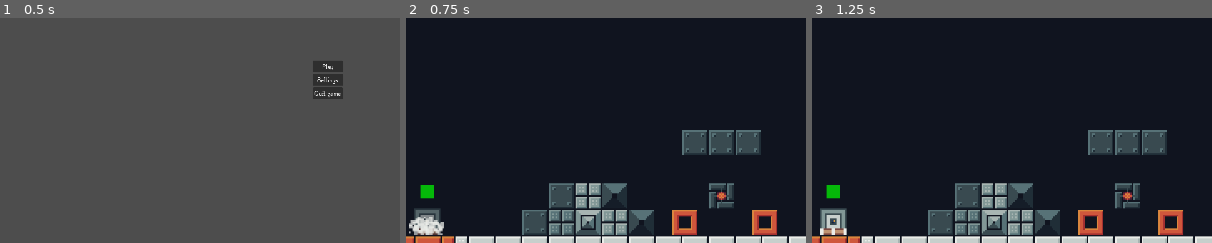
Above: before the commit, frames 1-3 (left to right).
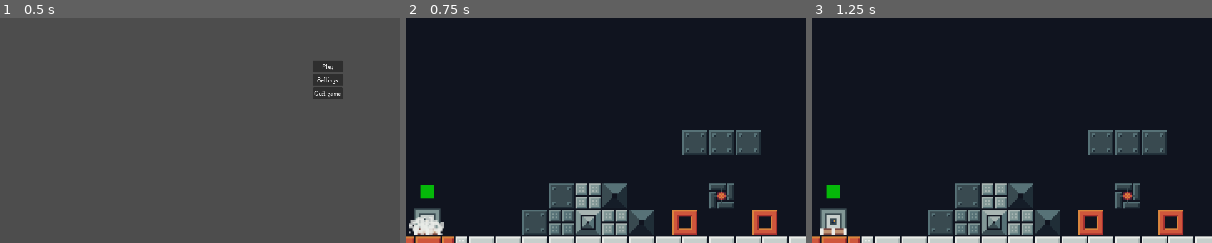
Above: after the commit, the same moments.

Repository: LeZellus/pistonprecision
Game: Godot game, scene res://scenes/worlds/MainScene.tscn
Same seed, same stepped clock (60 frames per second), same inputs: the game is played once before the commit and once after it.
Inputs:
- Up to frame 1 (0.5 s): no input
- Up to frame 2 (0.75 s): click "Play" at 0.5 s
- Up to frame 3 (1.25 s): no input
The pictures show only the part of the screen within x 9-59%, y 37-87%; the shares and areas given below are measured in that part.

Frame 1 is identical in both runs. In frame 2, 0.3% of the frame differs, in the area x 2-9%, y 85-97%; in frame 3, nothing differs.

Commit message:
rework scene manager

Diff:
--- a/scripts/managers/SceneManager.gd
+++ b/scripts/managers/SceneManager.gd
@@ -81,37 +81,23 @@
 		player.global_position = spawn_pos
 		player.velocity = Vector2.ZERO
 
-		# Reset du joueur si nécessaire (après une mort)
-		if player.has_method("on_room_reset"):
-			player.on_room_reset()
-
-# === RESET DE SALLE (pour la mort) ===
-func reset_current_room():
-	"""Reset complet de la salle actuelle après une mort"""
-	if not current_room:
-		push_error("Aucune salle à reset")
+# === RESPAWN SIMPLIFIÉ ===
+func respawn_player():
+	"""Respawn du joueur après une mort - méthode unique et claire"""
+	if not player or not is_instance_valid(player):
+		push_error("Aucun joueur à respawn")
 		return
 
-	# Sauvegarder l'ID de la salle courante
-	var current_room_id = current_room.room_id
-
-	# Recharger la salle complètement
-	await load_room(current_room_id, "default")
-
-# === RESET LÉGER (optionnel) ===
-func soft_reset_player():
-	"""Reset uniquement le joueur à sa position de spawn sans recharger la salle"""
-	if not player or not is_instance_valid(player):
-		return
-
-	# Reset du joueur
-	if player.has_method("on_room_reset"):
-		player.on_room_reset()
-
-	# Repositionner au spawn
+	# Repositionner au spawn par défaut
 	var spawn_pos = _get_spawn_position("default")
 	player.global_position = spawn_pos
 	player.velocity = Vector2.ZERO
+
+	# Reset du joueur vers IdleState
+	if player.state_machine and player.state_machine.has_node("IdleState"):
+		player.state_machine.change_state(player.state_machine.get_node("IdleState"))
+
+	print("Joueur respawn à : ", spawn_pos)
 
 # === TRANSITIONS ===
 func transition_to_room(target_room_id: String, spawn_id: String = "default"):
--- a/scripts/player/Player.gd
+++ b/scripts/player/Player.gd
@@ -145,62 +145,5 @@
 	# Simple transition vers DeathState
 	state_machine.change_state(state_machine.get_node("DeathState"))
 
-func _disable_player_physics():
-	"""Désactive la physique du joueur de manière sécurisée"""
-	set_physics_process(false)
-	collision_shape.disabled = true
-	sprite.visible = false
-
-func _on_explosion_finished():
-	# S'assurer que la particule est désactivée
-	if death_explosion and is_instance_valid(death_explosion):
-		death_explosion.visible = false
-		if death_explosion.has_method("cleanup"):
-			death_explosion.cleanup()
-
-	# Attendre un court moment après l'explosion
-	await get_tree().create_timer(0.5).timeout
-
-	# Reset via SceneManager
-	SceneManager.reset_current_room()
-
-func reset_player():
-	"""Réinitialise le joueur après une mort"""
-	is_dead = false
-
-	# Nettoyer la référence à l'explosion
-	death_explosion = null
-
-	# Utiliser call_deferred pour réactiver la physique de manière sécurisée
-	call_deferred("_enable_player_physics")
-
-	# Reset vélocité et états
-	velocity = Vector2.ZERO
-	piston_direction = PistonDirection.DOWN
-	sprite.rotation_degrees = 0
-
-	# Reset état machine vers Idle
-	if state_machine.current_state:
-		state_machine.change_state(state_machine.get_node("IdleState"))
-
-func _enable_player_physics():
-	"""Réactive la physique du joueur de manière sécurisée"""
-	set_physics_process(true)
-
-	# Réactiver collision
-	if collision_shape:
-		collision_shape.disabled = false
-
-	# Reset visuel avec fade-in
-	sprite.visible = true
-	sprite.modulate.a = 0.0
-
-	var tween = create_tween()
-	tween.tween_property(sprite, "modulate:a", 1.0, 0.3)
-
 func is_player_dead() -> bool:
 	return state_machine.current_state is DeathState
-
-func on_room_reset():
-	"""Appelé par SceneManager lors du reset"""
-	reset_player()
--- a/scripts/player/states/DeathState.gd
+++ b/scripts/player/states/DeathState.gd
@@ -2,7 +2,6 @@
 extends State
 
 var death_explosion: Node = null
-var death_timer: float = 0.0
 
 func _ready() -> void:
 	animation_name = ""  # Pas d'animation par défaut
@@ -40,8 +39,8 @@
 	# Attendre un peu puis respawn
 	await parent.get_tree().create_timer(0.5).timeout
 
-	print("=== DEMANDE DE RESET SALLE ===")
-	SceneManager.reset_current_room()
+	print("=== DEMANDE DE RESPAWN ===")
+	SceneManager.respawn_player()
 
 func exit() -> void:
 	print("=== SORTIE DEATH STATE ===")
